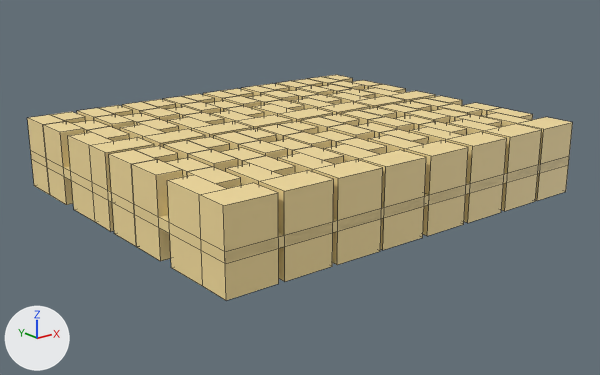
The FBX model Assets/Resources/FBX/ramen.fbx, before and after one commit.
The view is the same before and after, from a camera (50 mm lens) standing at (-1.741, -2.218, 0.755) and looking at (-0.015, -0.061, -0.108). The axes (+X, +Y, +Z) are drawn at lower left. The lights are the same throughout. Mesh edges are drawn as thin lines. Where no turn or scale is listed for an object, it has been applied to the vertices. Vertices at the same position are counted once.

Objects in the first picture: 'ramen'.
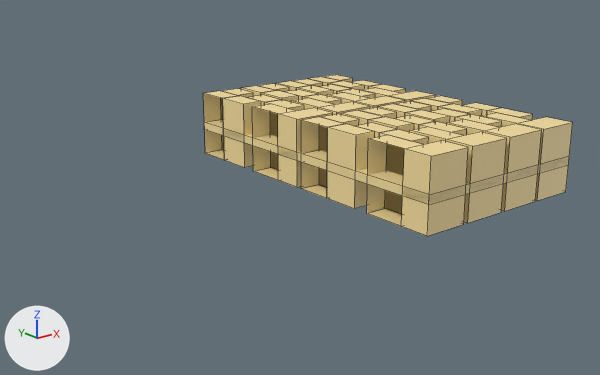
What differs and where, as boxes (x1, y1, x2, y2) in the pictures (600 x 375 px):
'ramen', reshaped (32% narrower, 28% shorter): before (27, 75, 573, 300); after (203, 75, 573, 236)
part 1 of me_큐브_001, deleted (beige): before (27, 94, 429, 300)
part 2 of me_큐브_001, deleted: before (252, 107, 404, 152)
part 3 of me_큐브_001, deleted: before (203, 93, 223, 102)

The change in detail:
me_큐브_001 is used by ob_ramen; location (0.0, 0.0, 0.0).
Verts and faces of me_큐브_001; kept vertices keep their numbers, new ones are numbered from 896.
Before the commit, vertices of me_큐브_001: 186 (0.008, 0.093, -0.123), 187 (0.008, 0.093, 0.124) at pixel (277, 113), 188 (0.008, 0.249, -0.123), 189 (0.008, 0.249, 0.124) at pixel (252, 106), 410 (0.008, -0.531, -0.123).
Before the commit, vertices of me_큐브_001: 411 (0.008, -0.531, 0.124) at pixel (404, 148), 412 (0.008, -0.375, -0.123), 413 (0.008, -0.375, 0.124) at pixel (368, 138), 442 (0.008, -0.177, -0.123), 443 (0.008, -0.177, 0.124) at pixel (327, 127).
Before the commit, vertices of me_큐브_001: 444 (0.008, -0.039, -0.123), 445 (0.008, -0.039, 0.124) at pixel (301, 120).
Before the commit, vertices of me_큐브_001: 218 (0.008, 0.447, -0.123), 219 (0.008, 0.447, 0.124) at pixel (222, 98), 220 (0.008, 0.584, -0.123), 221 (0.008, 0.584, 0.124) at pixel (203, 93).
me_큐브_001 had 896 vertices, 696 faces and spanned x -0.711..0.706, y -0.639..0.584, z -0.123..0.124.
me_큐브_001 now has 448 vertices, 344 faces and spans x 0.008..0.706, y -0.639..0.584, z -0.123..0.124.
me_큐브_001 part 1: 50 loose pieces with 448 vertices, spanning x -0.711..0.008, y -0.639..0.584, z -0.123..0.124, are deleted.
Part 2, on me_큐브_001:
Faces deleted: (186, 187, 189, 188), (410, 411, 413, 412), (442, 443, 445, 444).
Part 3, on me_큐브_001:
Faces deleted: (218, 219, 221, 220).
